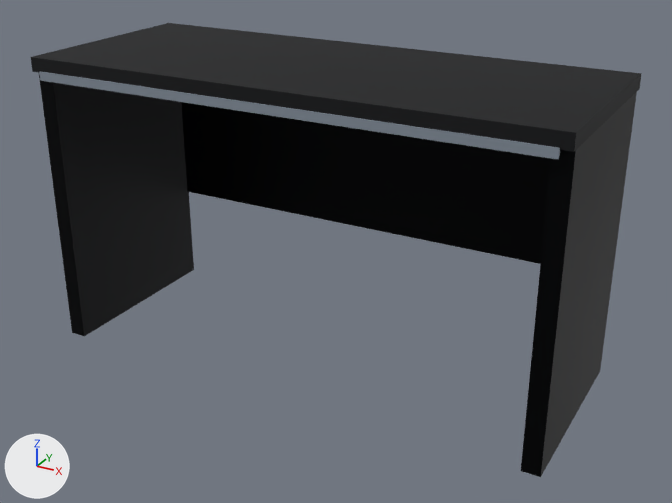
A saved change to the glTF model godot/assets/models/tt_dine_bar_acc.glb.
The view is the same before and after, from a 50 mm lens placed at (1.202, -2.121, 1.394), pointed at (0.045, -0.019, 0.343). The axes (+X, +Y, +Z) are drawn at lower left. The lights are the same throughout. The older version comes first. Objects named as collision shapes, trigger or cutter boxes, shadow casters or lower levels of detail are left out. Vertices at exactly the same position are counted once.

Script lines for the objects in view, before the commit:
```python
ob_accleg = bpy.data.objects.new('AccLeg', me_accleg)
ob_accleg.location = (0.0, 0.0, 0.0)
ob_accline = bpy.data.objects.new('AccLine', me_accline)
ob_accline.location = (0.0, 0.0, 0.0)
ob_accmodesty = bpy.data.objects.new('AccModesty', me_accmodesty)
ob_accmodesty.location = (0.0, 0.0, 0.0)
ob_acctop = bpy.data.objects.new('AccTop', me_acctop)
ob_acctop.location = (0.0, 0.0, 0.0)
```
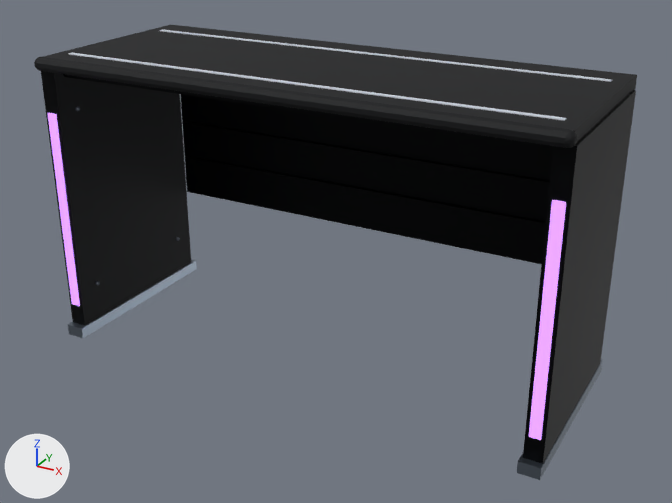
Where the change shows, as pixel boxes (x1, y1, x2, y2) in the pictures (672 x 503 px):
'AccLeg', rescaled
    before: (39, 74, 637, 477)
    after: (41, 71, 636, 464)
'AccTop', reshaped
    before: (31, 23, 642, 152)
    after: (34, 25, 637, 148)
'AccLine', deleted
    before: (39, 71, 560, 159)
'AccessMarker', added
    after: (48, 113, 566, 440)
'LegFoot', added
    after: (68, 259, 603, 480)
'CourtLine', added
    after: (68, 30, 612, 121)
'EdgeReveal', added (mostly hidden)
    after: (63, 74, 553, 149)
'ModestyRib', unchanged, uncovered by the edit
    after: (183, 121, 550, 230)

Edits to the bpy script that builds the scene:
```text
Add img_image_2:
    img_image_2 = load_image('Image_2', '_unpacked/Image_2', 256, 256, 'sRGB')
Change mat_tt_whitecomposite:
    where n3 = _N.new('ShaderNodeTexImage'); n3.name = 'Image Texture'
    n3.image: img_image_1 -> img_image_2
Add mat_tt_brushedalloy:
    mat_tt_brushedalloy = bpy.data.materials.new('TT_BrushedAlloy')
    # colours: white #e7e9eb
    # uses the picture img_image_1
Add mat_tt_accentviolet:
    mat_tt_accentviolet = principled_material('TT_AccentViolet')
    mat_tt_accentviolet.base_color = (0.549, 0.251, 1.0)  # purple #c489ff
    mat_tt_accentviolet.roughness = 0.4
    mat_tt_accentviolet.emission_color = (0.55, 0.25, 1.0)  # purple #c489ff
    mat_tt_accentviolet.emission_strength = 1.0
Change me_accleg:
    used by ob_accleg; location = (0.0, 0.0, 0.0)
    remove me_accleg.from_pydata(...)  # 20 vertices, 32 faces; spans x -0.748..0.748, y -0.278..0.282, z 0.0..0.824
    add me_accleg.from_pydata(...)  # 20 vertices, 32 faces; spans x -0.748..0.748, y -0.27..0.27, z 0.03..0.824
    me_accleg part 2: the whole mesh is scaled about its middle by (1, 0.964, 0.964), then moved by (0.0, -0.002, 0.015)
Change me_acctop:
    used by ob_acctop; location = (0.0, 0.0, 0.0)
    remove me_acctop.from_pydata(...)  # 10 vertices, 16 faces; spans x -0.75..0.75, y -0.3..0.3, z 0.82..0.86
    add me_acctop.from_pydata(...)  # 112 vertices, 216 faces; spans x -0.75..0.75, y -0.3..0.3, z 0.82..0.86
    me_acctop part 1: 10 vertices removed from x -0.75..0.75, y -0.3..0.3, z 0.82..0.86; 112 vertices added at x -0.75..0.75, y -0.3..0.3, z 0.82..0.86
Add me_edgereveal:
    me_edgereveal.from_pydata(...)  # 10 vertices, 16 faces; spans x -0.694..0.694, y -0.24..0.266, z 0.8..0.824
    me_edgereveal.materials.append(mat_tt_gunmetal)
Add me_courtline:
    me_courtline.from_pydata(...)  # 20 vertices, 32 faces; spans x -0.7..0.7, y -0.208..0.208, z 0.854..0.858
    me_courtline.materials.append(mat_tt_whitecomposite)
Add me_legfoot:
    me_legfoot.from_pydata(...)  # 20 vertices, 32 faces; spans x -0.75..0.75, y -0.29..0.29, z 0.0..0.03
    me_legfoot.materials.append(mat_tt_brushedalloy)
Add me_accessmarker:
    me_accessmarker.from_pydata(...)  # 20 vertices, 32 faces; spans x -0.738..0.738, y -0.274..-0.268, z 0.1..0.7
    me_accessmarker.materials.append(mat_tt_accentviolet)  # purple #c489ff, glowing purple #c489ff
Remove ob_accline:
    ob_accline = bpy.data.objects.new('AccLine', me_accline)
    ob_accline.location = (0.0, 0.0, 0.0)
Add ob_edgereveal:
    ob_edgereveal = bpy.data.objects.new('EdgeReveal', me_edgereveal)
    ob_edgereveal.location = (0.0, 0.0, 0.0)
Add ob_courtline:
    ob_courtline = bpy.data.objects.new('CourtLine', me_courtline)
    ob_courtline.location = (0.0, 0.0, 0.0)
Add ob_legfoot:
    ob_legfoot = bpy.data.objects.new('LegFoot', me_legfoot)
    ob_legfoot.location = (0.0, 0.0, 0.0)
Add ob_accessmarker:
    ob_accessmarker = bpy.data.objects.new('AccessMarker', me_accessmarker)
    ob_accessmarker.location = (0.0, 0.0, 0.0)
```
